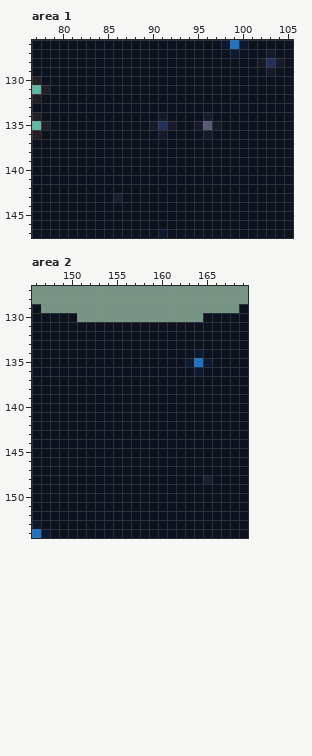
Pixel-art file: concepting/screen1.ase. Above, as it was before the edit.
320x180 pixels, 1 frame. Colours within 5 levels of each other are drawn and written as one. Shown: area 1: x 77..105, y 126..147; area 2: x 146..169, y 127..154. The commit also changed other parts of the picture, which this record leaves out.
Once edited:
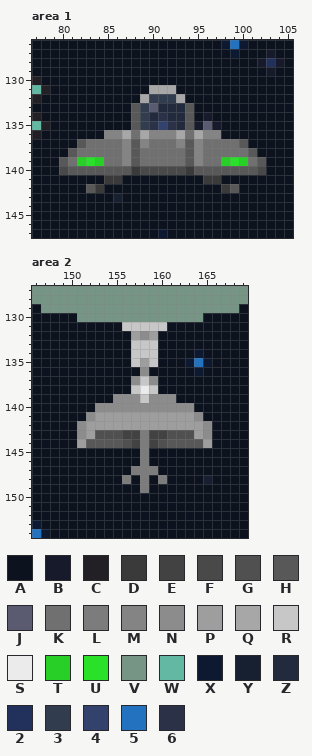
Palette (. is transparent): A #0c121e  B #171a2b  C #221f25  D #3a3a3a  E #424242  F #494949  G #505050  H #585858  J #5a5a70  K #707070  L #7c7c7c  M #848484  N #8c8c8c  P #9e9e9e  Q #a7a7a7  R #c7c7c7  S #ebebeb  T #27cf27  U #2ae12a  V #769584  W #63b8a4  X #0c1930  Y #162030  Z #222b3d  2 #22315c  3 #323c4f  4 #33426c  5 #2372c0  6 #2b3147
Diff:
Area 1, layer "ufo":
Colour A becomes colour 3 in row 132 at x 90 to 92; in rows 133 to 135 at x 89.
Colour 2 becomes colour 4 in row 135 at x 91.
Colour B becomes colour 6 in row 134 at x 91; in row 135 at x 90 and 92.
Colour A becomes colour D in row 140 at x 88 and 94; in row 141 at x 85 to 86 and 96 to 97; in row 142 at x 84 and 98.
Colour A becomes colour F in row 140 at x 80, 89 to 93 and 102.
Colour A becomes colour H in rows 133 to 135 at x 88 and 94; in row 137 at x 82, 88, 94 and 100; in row 138 at x 81, 88, 94 and 101; in row 139 at x 80, 88, 94 and 102; in row 140 at x 81 to 87 and 95 to 101; in row 142 at x 83 and 99.
Colour A becomes colour J in row 133 at x 90.
Colour A becomes colour K in row 136 at x 88 and 94; in row 137 at x 83 to 86, 90 to 92 and 96 to 99; in row 138 at x 82 to 86, 89 to 93 and 96 to 100; in row 139 at x 81, 85 to 86, 89 to 93, 96 to 97 and 101.
Colour A becomes colour M in row 136 at x 85 to 86, 90, 92 and 97; in row 137 at x 87, 89, 93 and 95; in rows 138 to 139 at x 87 and 95.
Colour B becomes colour M in row 136 at x 91 and 96.
Colour A becomes colour Q in row 131 at x 90 to 92; in row 132 at x 89 and 93; in row 136 at x 87, 89, 93 and 95.
Colour A becomes colour T in row 139 at x 82, 84, 98 and 100.
Colour A becomes colour U in row 139 at x 83 and 99.
Colour A becomes colour Z in row 133 at x 91 to 93; in row 134 at x 90 and 92 to 93; in row 135 at x 93.
Area 2, layer "biemer":
Colour A becomes colour E in row 143 at x 156 to 157 and 159 to 160; in row 144 at x 157 and 159.
Colour A becomes colour G in row 143 at x 153 to 155 and 161 to 163; in row 144 at x 156 and 160.
Colour A becomes colour H in row 144 at x 152 to 155 and 161 to 164.
Colour A becomes colour L in rows 143 to 146 at x 158; in row 147 at x 157 to 159; in row 148 at x 156, 158 and 160; in row 149 at x 158.
Colour A becomes colour N in row 132 at x 158; in row 136 at x 158; in row 137 at x 157 and 159; in row 139 at x 155 to 157 and 159 to 161; in row 140 at x 153 to 163; in row 141 at x 152 and 164.
Colour A becomes colour N in rows 142 to 143 at x 151 and 165.
Colour A becomes colour P in row 132 at x 157 and 159; in row 135 at x 158; in row 141 at x 153 to 163; in row 142 at x 152 to 164; in row 143 at x 152 and 164; in row 144 at x 151 and 165.
Colour A becomes colour R in row 131 at x 156 to 160; in rows 133 to 134 at x 157 to 159; in row 135 at x 157 and 159; in row 137 at x 158; in row 138 at x 157 and 159; in row 139 at x 158.
Colour A becomes colour S in row 138 at x 158.
Changed places in both pictures, as pixel boxes (x1, y1, x2, y2):
changed: (59, 85, 266, 193)
changed: (77, 322, 212, 493)
